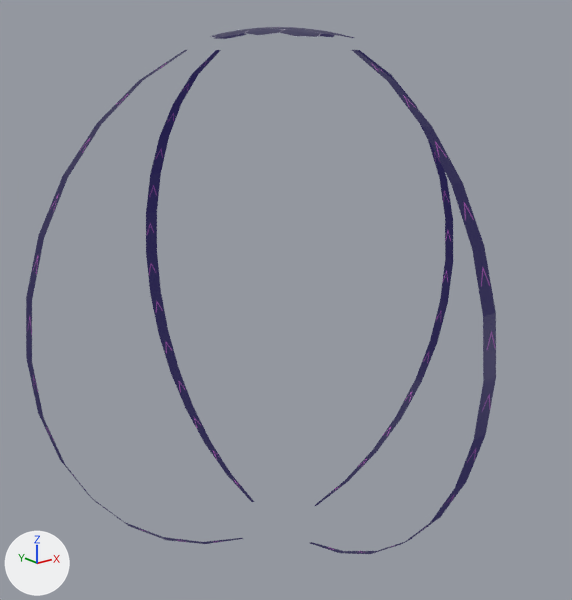
One commit to the FBX model Assets/StarGate.fbx: the scene before it, then after it.
Before and after are seen from a camera (50 mm lens) standing at (-1.813, -2.304, 0.917) and looking at (0.017, -0.017, 0.002). Every picture has the same lights, and +X, +Y and +Z are marked at lower left.
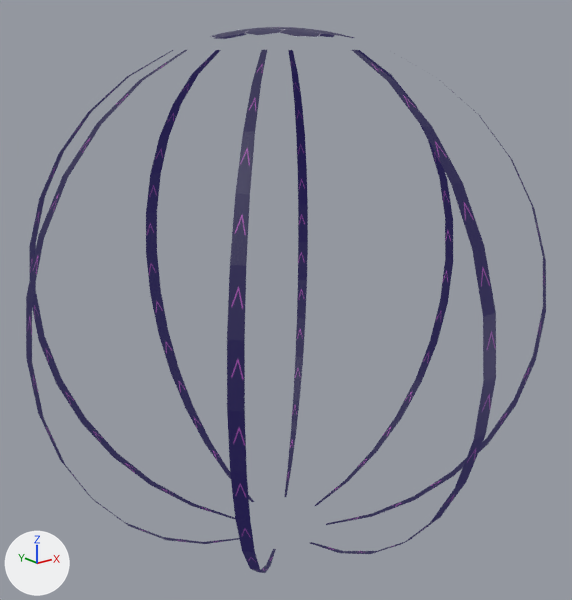
Diff of the bpy script that builds the scene:
```diff
--- a/Assets/StarGate.fbx.py
+++ b/Assets/StarGate.fbx.py
@@ me_sphere @@
 me_sphere.from_pydata(...)  # 166 vertices, 130 faces; spans x -1.0..1.0, y -1.0..1.0, z -0.98..1.0
 # used by ob_sphere; location = (0.0, 0.0, 0.0)
+# me_sphere part 1: the loose piece of 28 vertices spanning x -1.0..-0.19, y -0.02..0.02, z -0.98..0.92 is copied, and the copy is turned -45 degrees about the z axis through the mesh origin; it spans x -0.72..-0.13, y 0.13..0.72, z -0.98..0.92
+# me_sphere part 2: the loose piece of 28 vertices spanning x 0.19..1.0, y -0.02..0.02, z -0.98..0.92 is copied, and the copy is turned 45 degrees about the z axis through the mesh origin; it spans x 0.13..0.72, y 0.13..0.72, z -0.98..0.92
+# me_sphere part 3: the loose piece of 28 vertices spanning x 0.19..1.0, y -0.02..0.02, z -0.98..0.92 is copied, and the copy is turned -45 degrees about the z axis through the mesh origin; it spans x 0.13..0.72, y -0.72..-0.13, z -0.98..0.92
+# me_sphere part 4: the loose piece of 28 vertices spanning x -0.03..0.03, y -1.0..-0.19, z -0.98..0.92 is copied, and the copy is turned -45 degrees about the z axis through the mesh origin; it spans x -0.72..-0.13, y -0.72..-0.13, z -0.98..0.92
 me_sphere.materials.append(mat_material_001)
```

What differs and where, as boxes [x1, y1, x2, y2] in the pictures (572 x 600 px):
'Sphere', reshaped (11% wider): before [26, 27, 496, 554]; after [26, 27, 546, 573]
part 1 of me_sphere, added (blue): after [29, 50, 235, 519]
part 2 of me_sphere, added (blue): after [284, 50, 308, 497]
part 3 of me_sphere, added (blue): after [326, 53, 546, 525]
part 4 of me_sphere, added (blue): after [227, 50, 276, 573]
